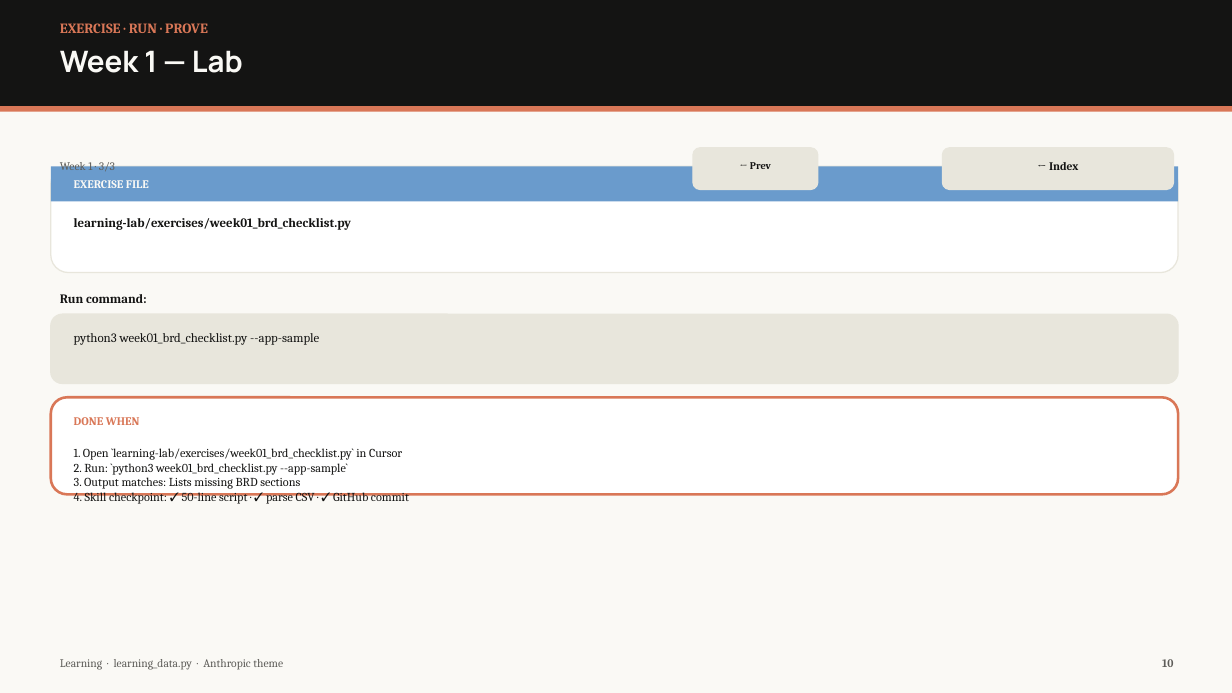
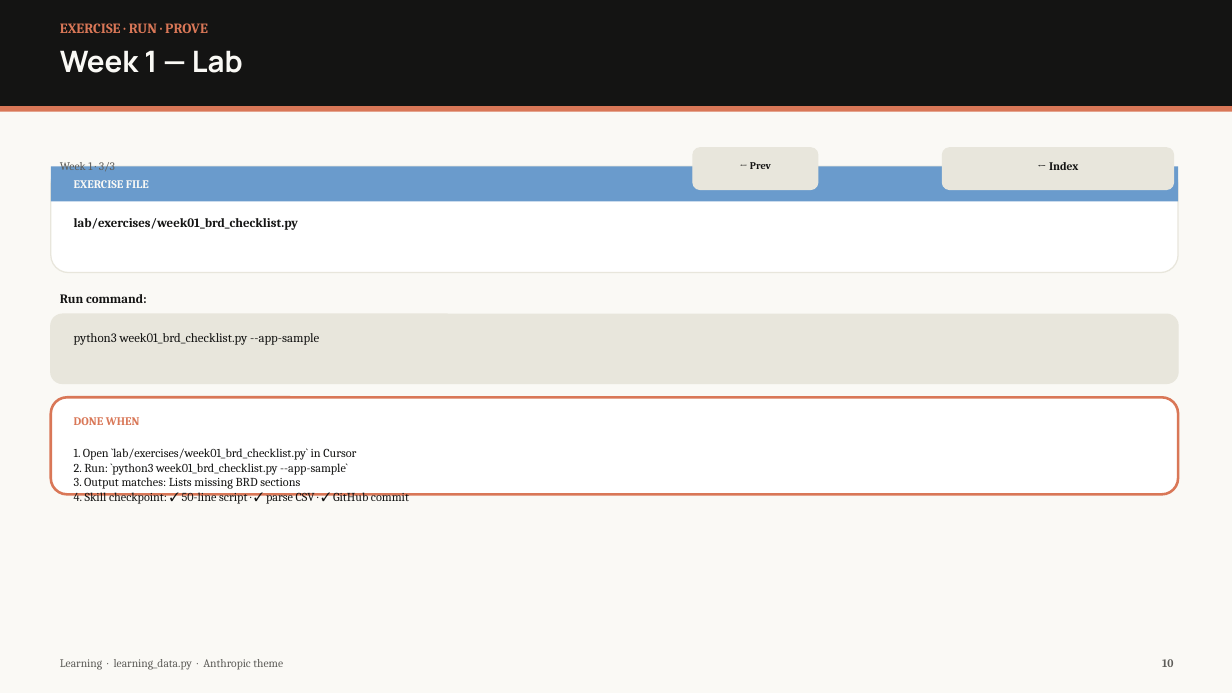
Before and after one commit to taiphan/learning, a slide deck: slide 10 of exports/learning/Learning-Master-Slides.pptx. Drawn at 1232x693 pixels with LibreOffice and Linux fonts; fonts in the diff are those of the drawing. Boxes give left, top, right and bottom in pixels: in the first picture for what was removed or moved away, otherwise in the second. Text is boxed around its words. In the diff, an @@ line names an element or a change of style, - is before the commit and + after.

```diff
--- a/exports/learning/Learning-Master-Slides.pptx
+++ b/exports/learning/Learning-Master-Slides.pptx
@@ text at bbox=[74, 218, 298, 230]: text changed @@
-learning-lab/exercises/week01_brd_checklist.py
+lab/exercises/week01_brd_checklist.py
@@ text at bbox=[74, 448, 409, 504]: text changed @@
-1. Open `learning-lab/exercises/week01_brd_checklist.py` in Cursor
-2. Run: `python3 week01_brd_checklist.py --app-sample`
-3. Output matches: Lists missing BRD sections
-4. Skill checkpoint: ✓ 50-line script · ✓ parse CSV · ✓ GitHub commit
+1. Open `lab/exercises/week01_brd_checklist.py` in Cursor
+2. Run: `python3 week01_brd_checklist.py --app-sample`
+3. Output matches: Lists missing BRD sections
+4. Skill checkpoint: ✓ 50-line script · ✓ parse CSV · ✓ GitHub commit
```
Also in this commit, not shown: 76 other slides changed, 1 slide added, 9 other files.
